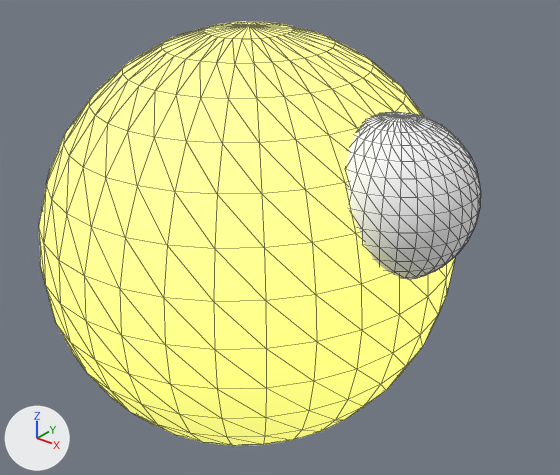
The glTF model asset_generation/python/animated_exports/acid_spitter_animated_01.glb: old version first, new version second.
Before and after are seen from a 50 mm lens placed at (1.98, -2.28, 1.89), pointed at (0.12, 0.04, 0.45). Lighting does not change. The marker at lower left points along +X, +Y and +Z. The older version comes first. Mesh edges are drawn as thin lines. Vertices at exactly the same position are counted once.
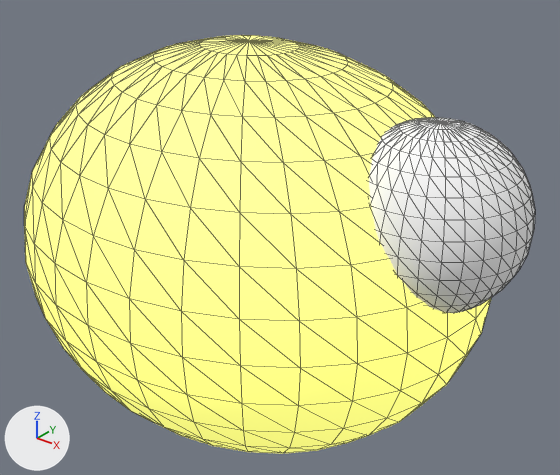
Where the change shows, as pixel boxes (x1, y1, x2, y2) in the pictures (560 x 475 px; the box of a moved part takes in the faces that stretch with it):
'Sphere', reshaped (16% wider)
    before: (39, 22, 481, 446)
    after: (24, 35, 535, 454)
part 1 of me_sphere_002, moved or reshaped
    before: (39, 22, 455, 446)
    after: (24, 35, 491, 454)
part 2 of me_sphere_002, moved or reshaped
    before: (347, 112, 481, 279)
    after: (369, 118, 535, 313)

The change in detail:
me_sphere_002 is used by ob_sphere; location (0.0, 0.0, 0.0).
me_sphere_002 had 988 vertices, 1960 faces and spanned x -0.85..0.99, y -0.9..0.9, z -0.44..1.33.
me_sphere_002 now has 988 vertices, 1960 faces and spans x -1.04..1.18, y -0.89..0.89, z -0.42..1.27.
me_sphere_002 part 1: the loose piece of 482 vertices spanning x -0.85..0.85, y -0.9..0.9, z -0.44..1.33 is scaled about the mesh origin by (1.23, 0.994, 0.956).
me_sphere_002 part 2: the loose piece of 482 vertices spanning x 0.38..0.99, y -0.3..0.3, z 0.49..1.1 is scaled about its middle by 1.14, then moved by (0.16, 0.0, -0.03).
Other edits to the shape of me_sphere_002 do not show in these pictures.
